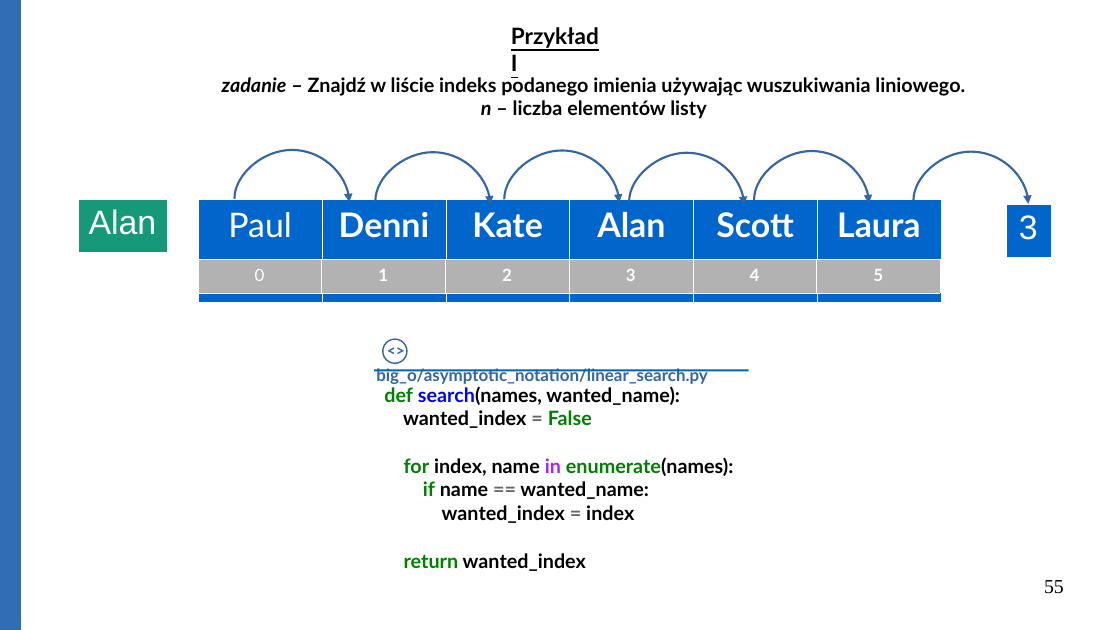
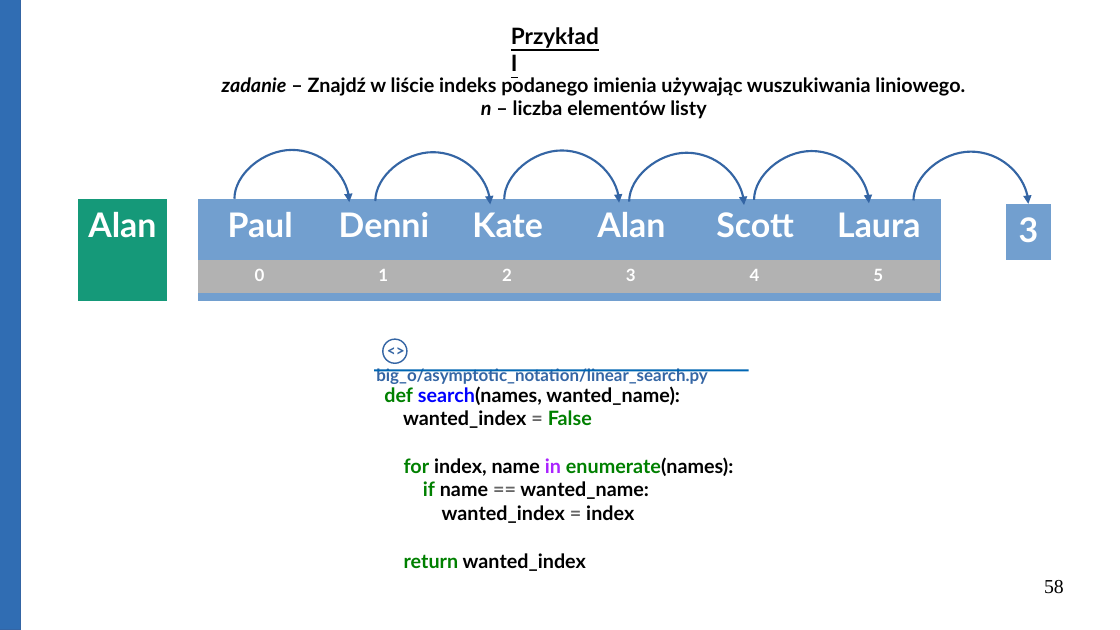
Before and after one commit to Michael-Wisniewski/algorithmic-workshop, a slide deck: slide 58 of gotowa.odp (slide 55 before the commit). Drawn at 1120x630 pixels with LibreOffice and Linux fonts; fonts in the diff are those of the drawing. Boxes give left, top, right and bottom in pixels: in the first picture for what was removed or moved away, otherwise in the second. Text is boxed around its words. In the diff, an @@ line names an element or a change of style, - is before the commit and + after.

```diff
--- a/gotowa.odp
+++ b/gotowa.odp
@@ table at [77, 198, 167, 251] @@
@@ font Arial to Lato, bold on @@
@@ borders changed @@
@@ table at [198, 199, 942, 252] @@
@@ fill #0066CC to #729FCF in row 1 @@
@@ bold on in "Paul" @@
@@ borders changed @@
@@ table at [1006, 204, 1051, 257] @@
@@ fill #0066CC to #729FCF in row 1, column 1 @@
@@ font Arial to Lato, bold on @@
@@ borders changed @@
@@ table at [198, 260, 942, 292] @@
@@ bold on in "0" @@
@@ borders changed @@
@@ page number at [1044, 580, 1064, 594]: text changed @@
-55
+58
```
Also in this commit, not shown: 21 other slides changed, 14 slides added, 1 slide removed, 4 other files.
